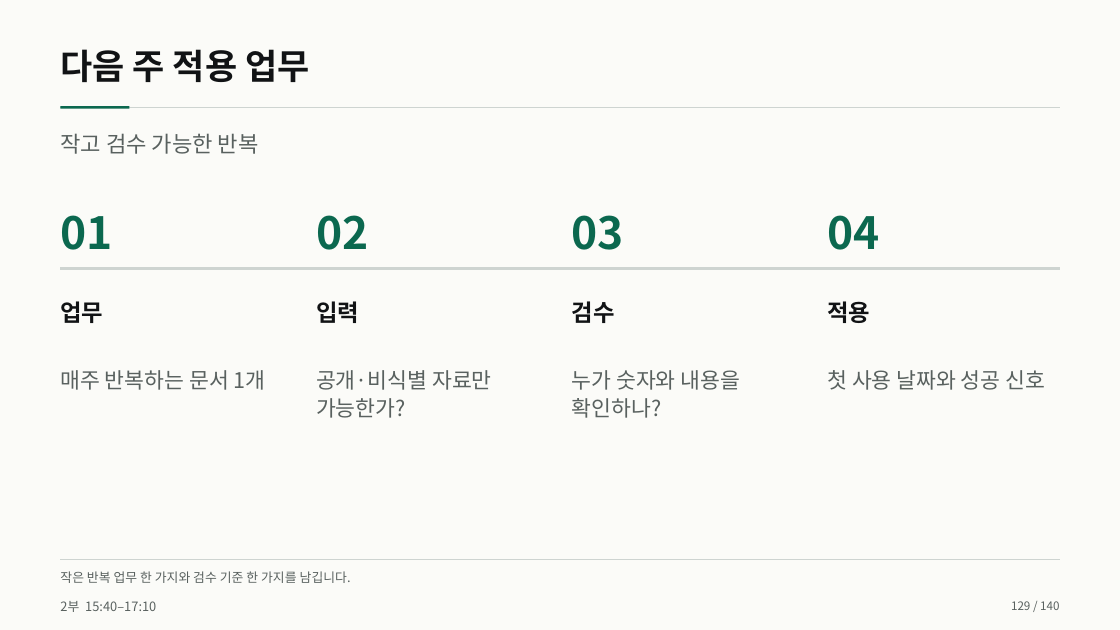
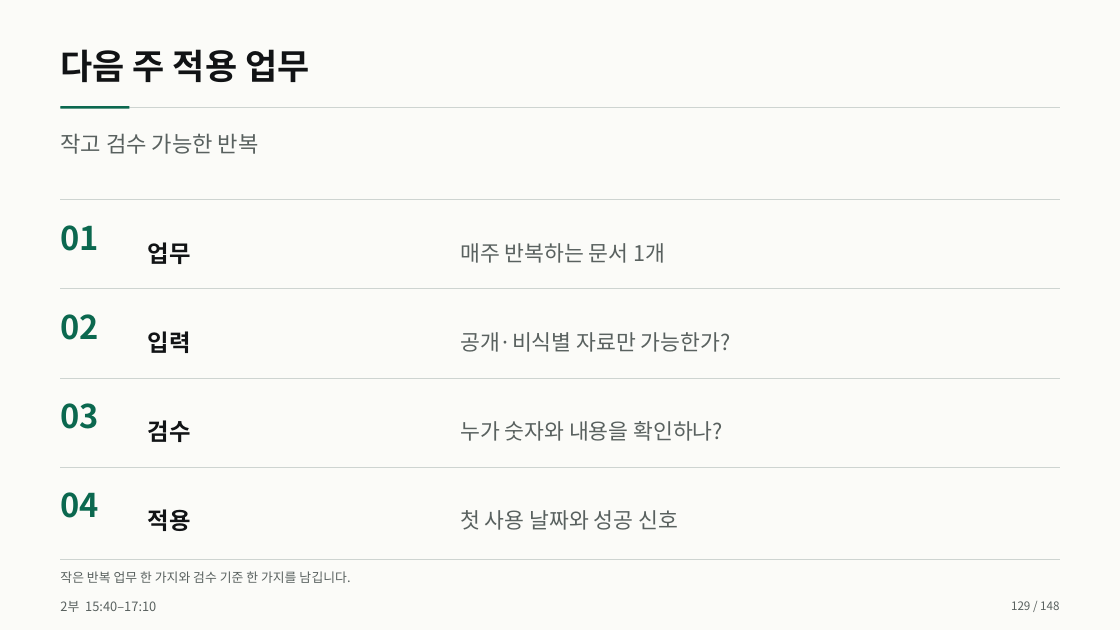
Before and after one commit to smilesjcha/how-to-work-better, a slide deck: slide 129 of lectures/20261007-daeryzen-ai-office/output/daeryzen-ai-office-20261007.pptx. Drawn at 1120x630 pixels with LibreOffice and Linux fonts; fonts in the diff are those of the drawing. Boxes give left, top, right and bottom in pixels: in the first picture for what was removed or moved away, otherwise in the second. Text is boxed around its words. In the diff, an @@ line names an element or a change of style, - is before the commit and + after.

Commit message:
build: 데어리젠 문서 예시 확장과 결과 중심 보고서 장표 개선

```diff
--- a/lectures/20261007-daeryzen-ai-office/output/daeryzen-ai-office-20261007.pptx
+++ b/lectures/20261007-daeryzen-ai-office/output/daeryzen-ai-office-20261007.pptx
@@ line moved from (60, 269) - (1060, 269) to (60, 200) - (1060, 200) @@
@@ line (60, 200) - (1060, 200): stroke #CED4D1 2.2 pt to #CED4D1 0.8 pt @@
@@ text "01": place and size @@
-text "01" at (60,215,112,250)
+text "01" at (60,225,98,251)
@@ text "업무": place and size @@
-text "업무" at (60,301,103,323)
+text "업무" at (148,242,191,264)
@@ text "매주 반복하는 문서 1개": place and size @@
-text "매주 반복하는 문서 1개" at (60,370,266,390)
+text "매주 반복하는 문서 1개" at (460,243,665,263)
@@ line added from (60, 289) to (1060, 289), #CED4D1 0.8 pt @@
@@ text "02": place and size @@
-text "02" at (316,215,368,250)
+text "02" at (60,314,98,340)
@@ text "입력": place and size @@
-text "입력" at (316,301,359,323)
+text "입력" at (148,331,191,353)
@@ text "공개·비식별 자료만 가능한가?": place and size @@
-text "공개·비식별 자료만 가능한가?" at (316,370,492,418)
+text "공개·비식별 자료만 가능한가?" at (460,332,731,352)
@@ line added from (60, 378) to (1060, 378), #CED4D1 0.8 pt @@
@@ text "03": place and size @@
-text "03" at (572,215,624,250)
+text "03" at (60,403,98,429)
@@ text "검수": place and size @@
-text "검수" at (572,301,615,323)
+text "검수" at (148,420,191,442)
@@ text "누가 숫자와 내용을 확인하나?": place and size @@
-text "누가 숫자와 내용을 확인하나?" at (572,370,741,418)
+text "누가 숫자와 내용을 확인하나?" at (460,421,723,441)
@@ line added from (60, 467) to (1060, 467), #CED4D1 0.8 pt @@
@@ size 38 to 28 pt in 4 elements at (60,225,98,251), (60,314,98,340), (60,403,98,429), (60,492,98,518) @@
@@ text "04": place and size @@
-text "04" at (827,215,879,250)
+text "04" at (60,492,98,518)
@@ vertical alignment top to middle in 8 elements at (148,242,191,264), (460,243,665,263), (148,331,191,353), (460,421,723,441), (460,510,678,530), (460,332,731,352), (148,420,191,442), (148,509,191,531) @@
@@ text "적용": place and size @@
-text "적용" at (827,301,870,323)
+text "적용" at (148,509,191,531)
@@ text "첫 사용 날짜와 성공 신호": place and size @@
-text "첫 사용 날짜와 성공 신호" at (827,370,1045,390)
+text "첫 사용 날짜와 성공 신호" at (460,510,678,530)
```
Also in this commit, not shown: 135 other slides changed, 12 slides added, 4 slides removed, 33 other files.
